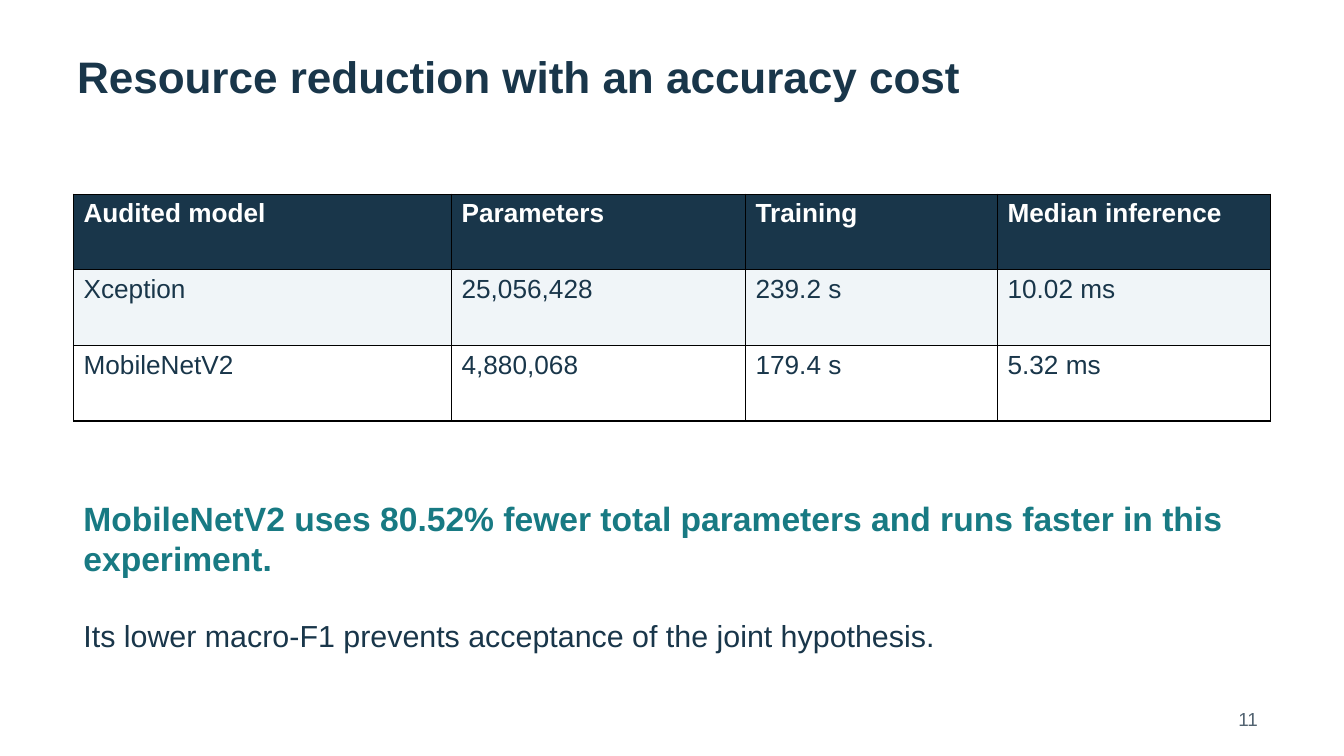
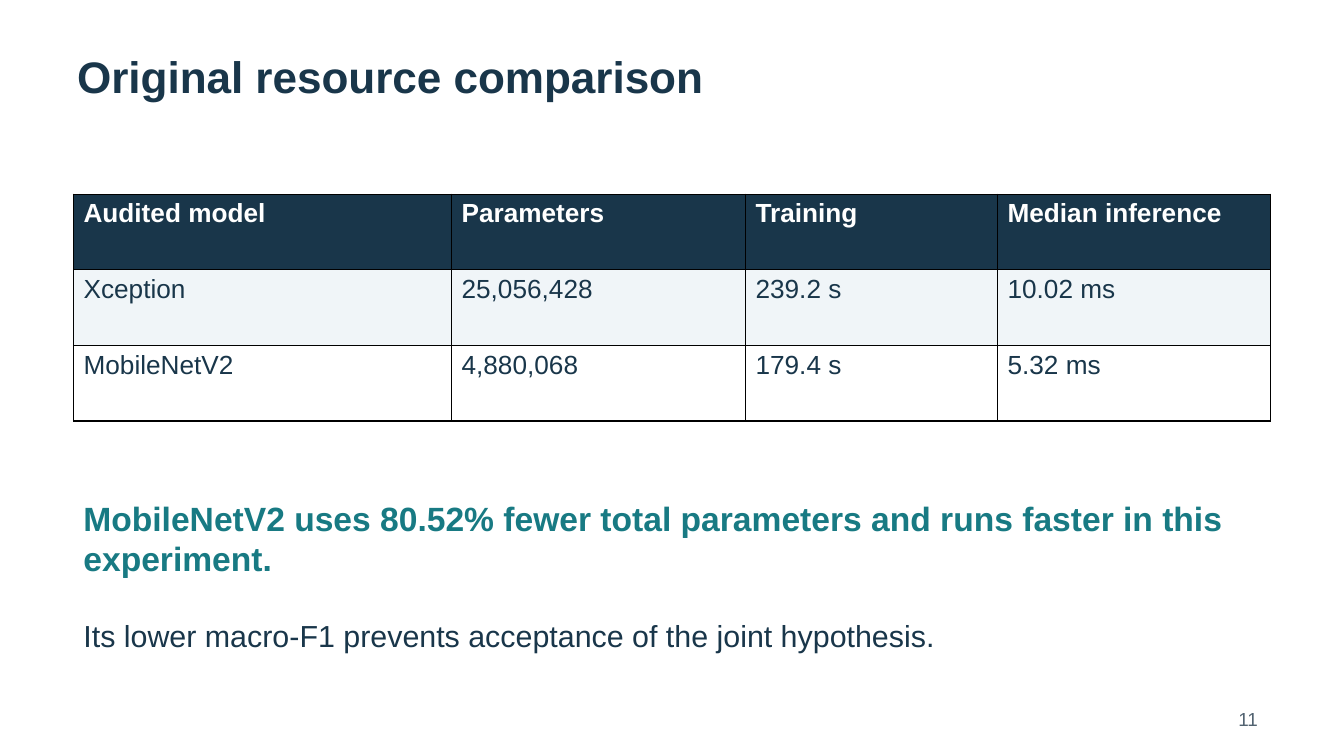
Before and after one commit to visheshrao17/ComputerVision_Prj, a slide deck: slide 11 of deliverables/final_evaluation/Brain_MRI_Final_Presentation.pptx. Drawn at 1344x756 pixels with LibreOffice and Linux fonts; fonts in the diff are those of the drawing. Boxes give left, top, right and bottom in pixels: in the first picture for what was removed or moved away, otherwise in the second. Text is boxed around its words. In the diff, an @@ line names an element or a change of style, - is before the commit and + after.

```diff
--- a/deliverables/final_evaluation/Brain_MRI_Final_Presentation.pptx
+++ b/deliverables/final_evaluation/Brain_MRI_Final_Presentation.pptx
@@ text at box(77, 61, 703, 101): text changed @@
-Resource reduction with an accuracy cost
+Original resource comparison
```
Also in this commit, not shown: 5 other slides changed, 6 slides added, 3 slides removed, 47 other files.
